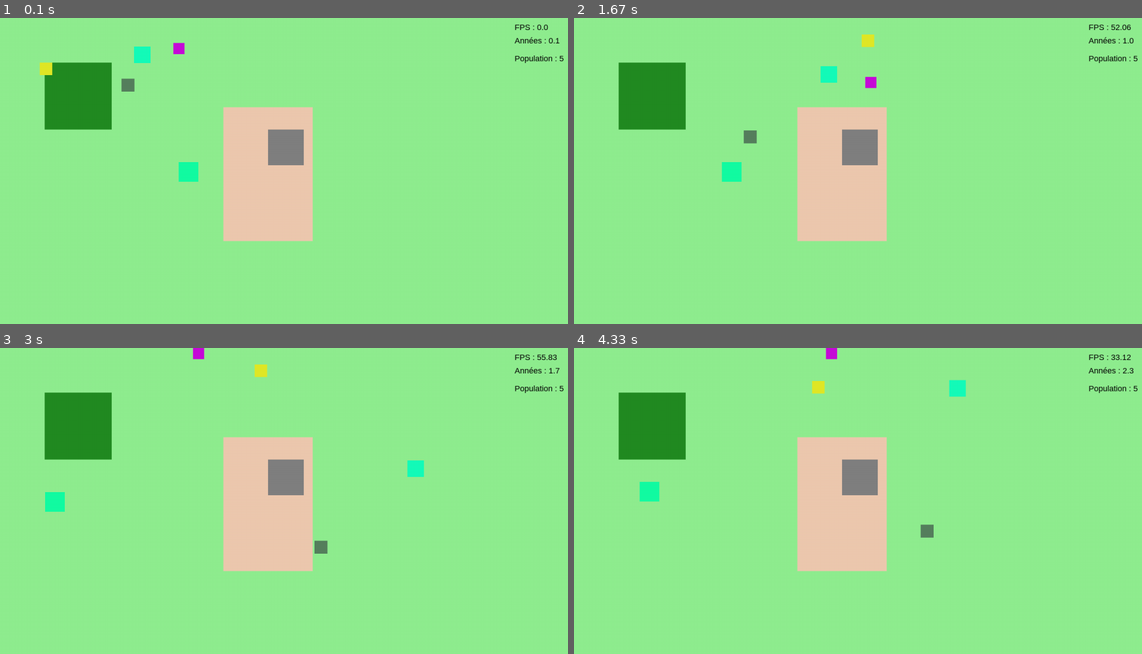
Above: before the commit, frames 1-4 (two rows, left to right).
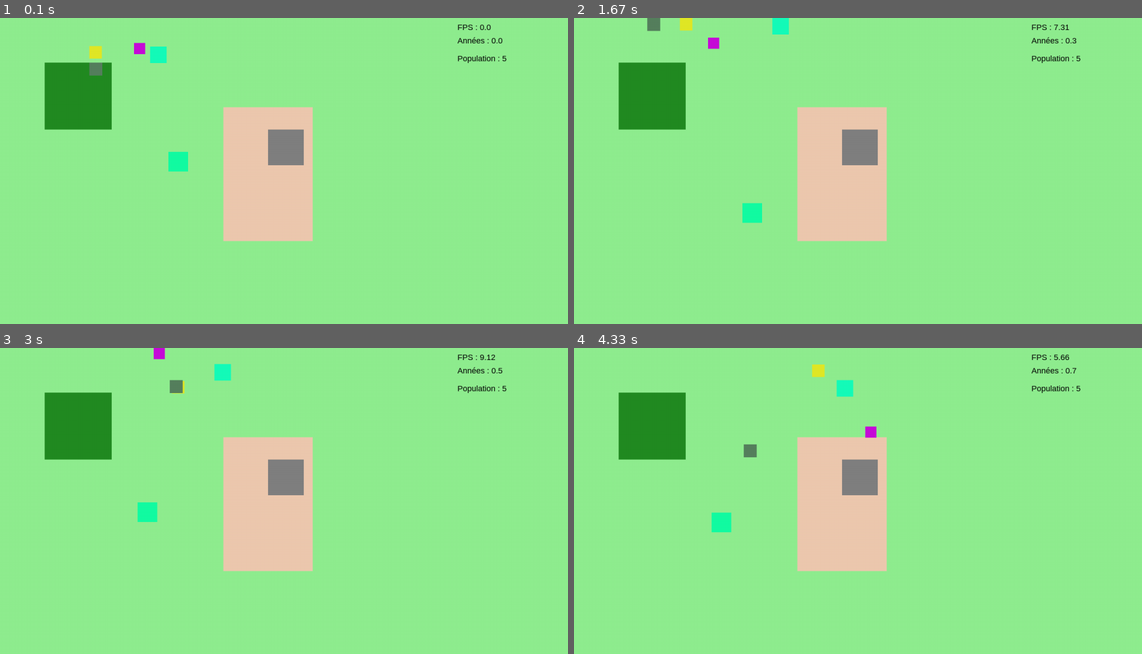
Above: after the commit, the same moments.

Repository: mea-me/ProjetS2-2026-CMI
Game: pygame game, started from src/prototypePy/main.py
Two runs of this game, one before a commit and one after it. Both use one fixed random seed, a clock stepped at 60 frames per second and the inputs below.
Inputs:
- Up to frame 1 (0.1 s): no input
- Up to frame 2 (1.67 s): tap Enter at 0.33, 0.67, 1.07, 1.37, 1.57 s
- Up to frame 3 (3 s): tap Enter at 1.97, 2.47, 2.77 s
- Up to frame 4 (4.33 s): tap Enter at 3.03, 3.37, 3.8, 4.2 s

The runs differ from the first frame. In frame 1, 1.6% of the frame differs, in the area x 6-100%, y 2-54%; in frame 2, 1.8%; in frame 3, 1.7%; in frame 4, 1.8%, in the area x 11-100%, y 0-63%.

Commit message:
Ajout de l'intéraction environementale dans al reproduction

Diff:
--- a/src/prototypePy/main.py
+++ b/src/prototypePy/main.py
@@ -86,23 +86,23 @@
             g.draw(screen)
             g.deplacement()
 
-        Population.update(W,H)
+        Population.update(W,H,world)
 
         # infos
         fps = round(clock.get_fps(),2)
         fps_texte = font.render(f"FPS : {fps}", True, (0, 0, 0))
-        screen.blit(fps_texte, (W*0.9, 10))
+        screen.blit(fps_texte, (W*0.8, 10))
 
         age += 1/60
         age_texte = font.render(f"Années : {round(age, 1)}", True, (0, 0, 0))
-        screen.blit(age_texte, (W*0.9, 40))
+        screen.blit(age_texte, (W*0.8, 40))
 
         nbIndiv = len(Population.populations)
         nbIndiv_texte = font.render(f"Population : {nbIndiv}", True, (0, 0, 0))
-        screen.blit(nbIndiv_texte, (W*0.9, 80))
+        screen.blit(nbIndiv_texte, (W*0.8, 80))
 
         #time.sleep(0.2)
         pygame.display.flip()
-        clock.tick(60)
+        clock.tick(15)
 
 pygame.quit()
--- a/src/prototypePy/structures/allele.py
+++ b/src/prototypePy/structures/allele.py
@@ -34,7 +34,7 @@
     "agilité" : ["P",True,(0,100), (1, 5), "L'agilité de l'individu (résistance au terrain escarpé)", "int"],
 
     # climatoseptikPoP
-    "température" : ["P",True,(-20,40), (1, 3), "La vitesse de déplacement de l'individu (0-100)", "int"],
+    "température" : ["P",True,(29,30), (1, 3), "La vitesse de déplacement de l'individu (0-100)", "int"],
     "humidité" : ["P",True,(0,100), (1, 5), "La vitesse de déplacement de l'individu (0-100)", "int"],
 
     "aggréssivité" : ["C",True,(0,75), (1, 5), "Le taux d'aggresivité de l'individu (0-100)", "int", True],
--- a/src/prototypePy/structures/individu.py
+++ b/src/prototypePy/structures/individu.py
@@ -50,7 +50,7 @@
         pass
 
     def is_alive(self):
-        if self.age >= 9:
+        if self.age >= 15:
            return False
         return True
 
--- a/src/prototypePy/structures/livings.py
+++ b/src/prototypePy/structures/livings.py
@@ -1,10 +1,10 @@
 import pygame
 from .genome import Genome
-from random import choice
+from random import choice, randint
 from .allele import Allele
 from .individu import Individu
 from .optimisation import QuadTree
-
+from .environnement import WorldMap
 
 
 class Livings:
@@ -14,7 +14,7 @@
     def add_individu(self,individu):
         self.populations.append(individu)
 
-    def reproduction(self, individu1, individu2):
+    def reproduction(self, individu1, individu2,world):
         new_genome = Genome()
 
         for allele1, allele2 in zip(individu1.genome.alleles, individu2.genome.alleles):
@@ -58,17 +58,39 @@
         bébé = Individu(x, y) # Création du nouvel individu
         bébé.give_genome(new_genome.clone())
         bébé.genome.muter()
+        self.populations.append(bébé) # Ajout à la population
+        #test d'environement
         bébé.give_rect(bébé.genome.get_val("taille"))
+        temp = bébé.genome.get_val("température")
+        hum = bébé.genome.get_val("humidité")
+        env = world.get_infos_at(bébé.x,bébé.y)
+        if abs(env[1]-temp) >= 5:
+            if randint(0,100)<5:
+                self.kill(bébé)
+        elif abs(env[1]-temp) >= 10:
+            if randint(0,100)<20:
+                self.kill(bébé)
 
-        self.populations.append(bébé) # Ajout à la population
-        return bébé
 
-    def on_collision(self, ind1, ind2):
-        if ind1.age >= 3 and ind2.age >=3 :
-            self.reproduction(ind1,ind2)
+    def on_collision(self, ind1, ind2, world):
+        env1 = world.get_infos_at(ind1.x,ind1.y)
+        env2 = world.get_infos_at(ind2.x,ind2.y)
+        temp1 = ind1.genome.get_val("température")
+        temp2 = ind2.genome.get_val("température")
+        hum1 = ind1.genome.get_val("humidité")
+        hum2 = ind2.genome.get_val("humidité")
+        if ind1.age >= 3 and ind2.age >=3 and ind1.age <= 8 and ind2.age <= 8:
+            if abs(env1[1]-temp1) < 5 and abs(env2[1]-temp2) < 5:
+                self.reproduction(ind1,ind2,world)
+            elif abs(env1[1]-temp1) < 10 and abs(env2[1]-temp2) < 10:
+                if randint(0,100)<75:
+                    self.reproduction(ind1,ind2,world)
+            elif abs(env1[1]-temp1) < 15 and abs(env2[1]-temp2) < 20:
+                if randint(0,100)<20:
+                    self.reproduction(ind1,ind2,world)
         # reproduction, combat, échange génétique, etc.
 
-    def update(self, screen_width, screen_height):
+    def update(self, screen_width, screen_height, world):
         # Mettre à jour les cooldowns
         for ind in self.populations:
             if ind.collision_cooldown > 0:
@@ -86,9 +108,9 @@
                 self.kill(ind)
 
         #  Gérer les interactions
-        self.handle_collisions(quad)
+        self.handle_collisions(quad, world)
 
-    def handle_collisions(self, quad):
+    def handle_collisions(self, quad, world):
         for ind in self.populations:
             #récupére uniquement les individus proches
             voisins = quad.retrieve(ind.rect)
@@ -103,7 +125,7 @@
 
                 #Collision
                 if ind.rect.colliderect(other.rect):
-                    self.on_collision(ind, other)
+                    self.on_collision(ind, other, world)
 
                     # Activer cooldown pour les deux
                     ind.collision_cooldown = ind.collision_delay
